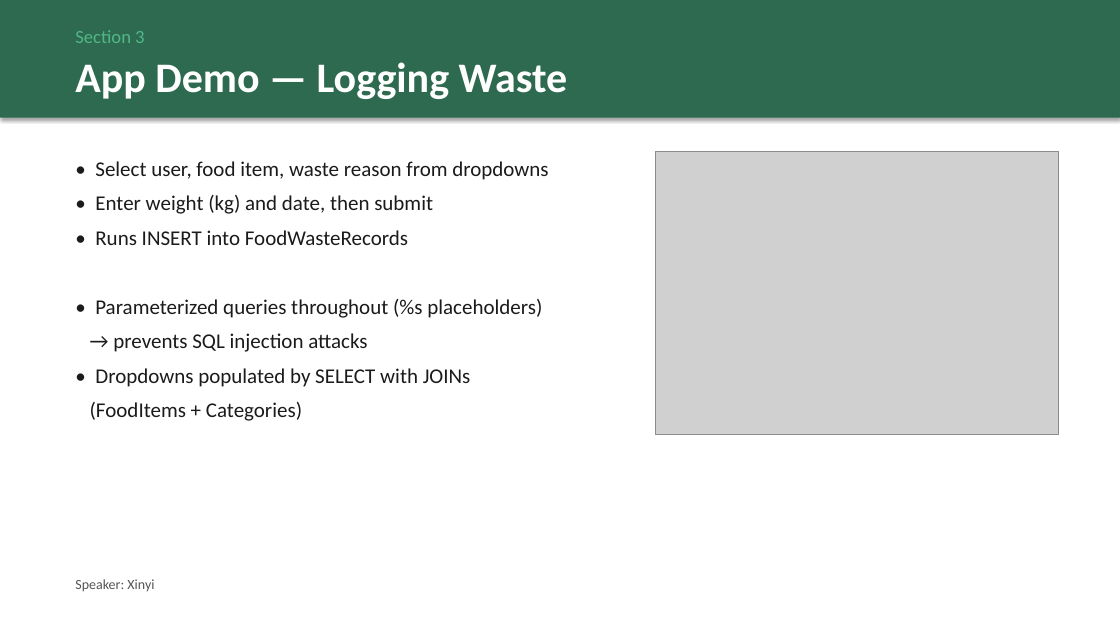
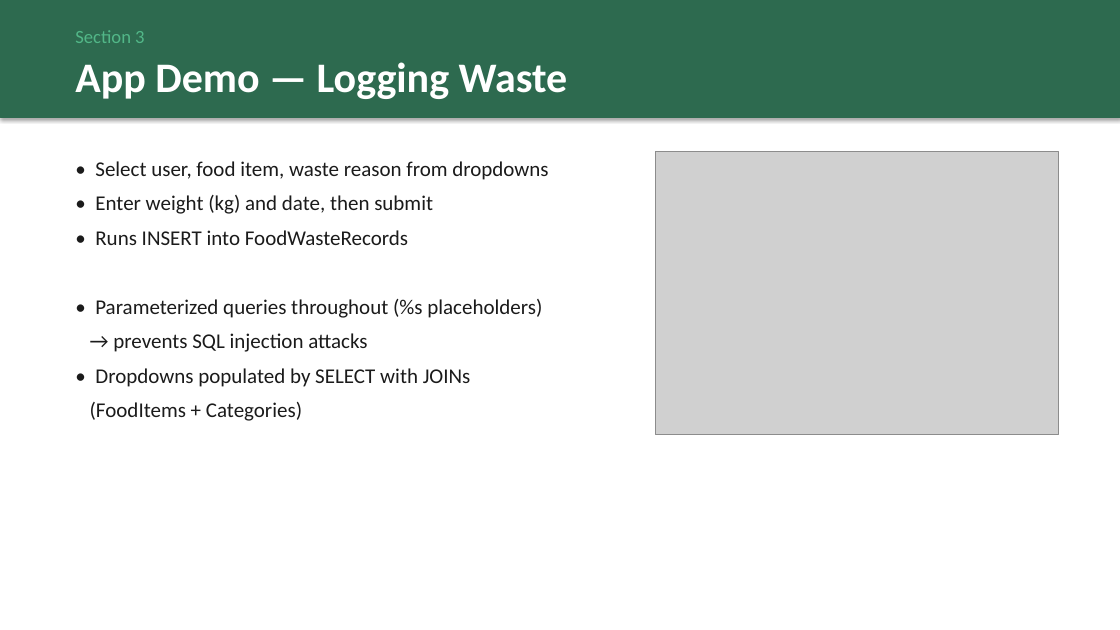
Before and after one commit to jonathan-chamberlin/cs3200-project, a slide deck: slide 4 of presentation/CS3200_Food_Waste_Tracker.pptx. Drawn at 1120x630 pixels with LibreOffice and Linux fonts; fonts in the diff are those of the drawing; grey boxes stand for pictures. Boxes give left, top, right and bottom in pixels: in the first picture for what was removed or moved away, otherwise in the second. Text is boxed around its words. In the diff, an @@ line names an element or a change of style, - is before the commit and + after.

```diff
--- a/presentation/CS3200_Food_Waste_Tracker.pptx
+++ b/presentation/CS3200_Food_Waste_Tracker.pptx
@@ text removed at bbox=[75, 579, 154, 591] @@
-Speaker: Xinyi
```
Also in this commit, not shown: 9 other slides changed, 1 other file.
